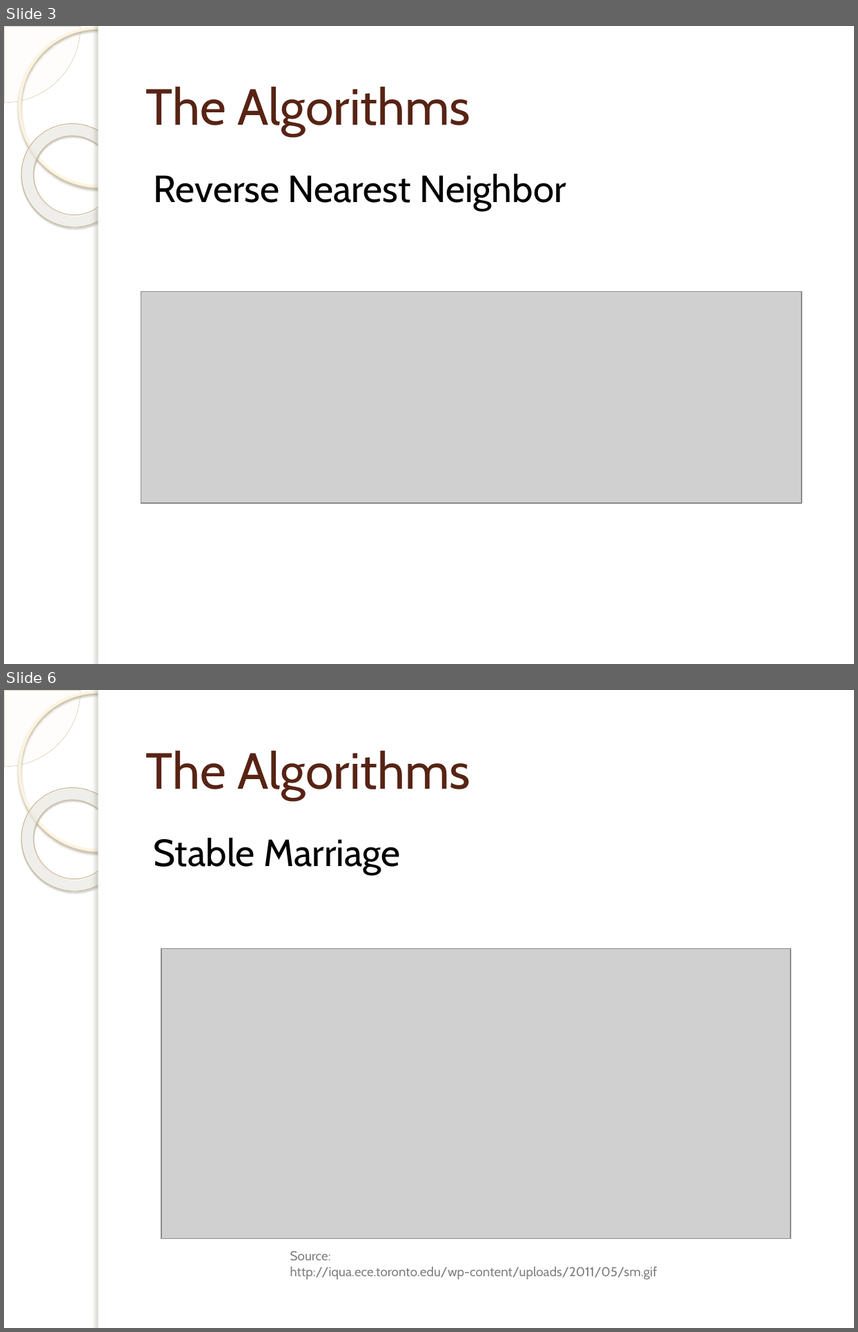
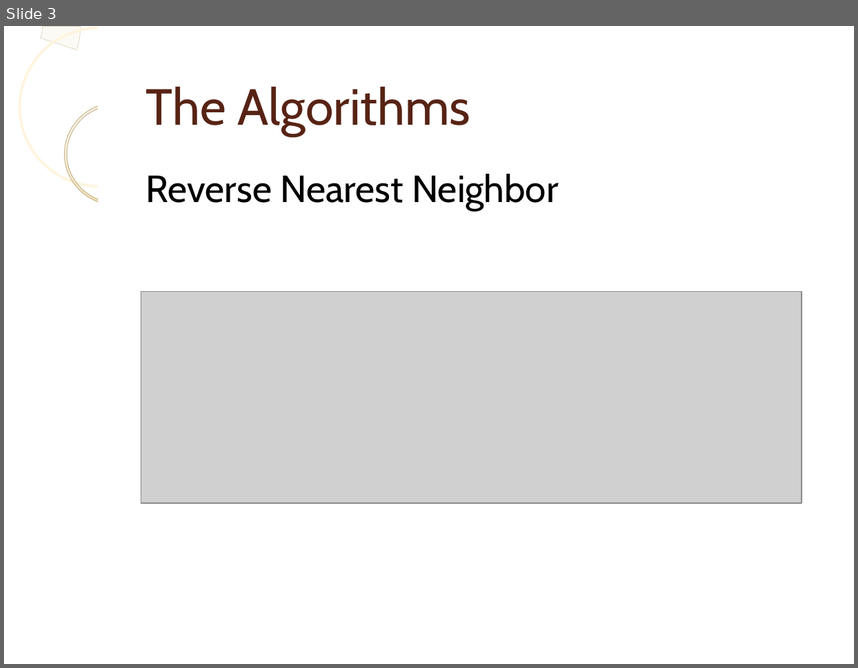
Before and after one commit to laurita/SimilaritySearch-project, a slide deck: presentation/presentation.pptx. Shown one above the other, each under a label of ours: slides 3 and 6 before the commit, slide 3 after it; the slides between them are not shown. The pictures are 858x1332 and 858x668 pixels, drawn with LibreOffice and Linux fonts; fonts in the diff are those of the drawing; grey boxes stand for pictures; background and template pictures are left out. Boxes give left, top, right and bottom in pixels: in the first picture for what was removed or moved away, otherwise in the second. Text is boxed around its words. In the diff, an @@ line names an element or a change of style, - is before the commit and + after.

```diff
--- a/presentation/presentation.pptx
+++ b/presentation/presentation.pptx
@@ slide 6 removed at box(4, 690, 854, 1328), background picture (left out); not listed: 5 template elements that a slide beside it also shows @@
@@ title removed at box(146, 750, 470, 800) @@
-The Algorithms
@@ text removed at box(154, 838, 401, 875) @@
-Stable Marriage
@@ picture removed at box(161, 949, 791, 1239) @@
@@ text removed at box(290, 1250, 657, 1279) @@
-Source: http://iqua.ece.toronto.edu/wp-content/uploads/2011/05/sm.gif
@@ slide 3 changed as well @@
@@ pie slice (boxed as its full ellipse) removed at box(4, 26, 81, 103) @@
@@ arch (boxed as its full ring) added at box(4, 26, 81, 103), fill #FCFAF4, outline #D1C3A0 0.26 pt @@
@@ ellipse at box(19, 27, 177, 186): outline #FFF5DE 2.15 pt to #FFF4DD 2.15 pt; shadow off @@
@@ rectangle at box(99, 26, 105, 664): shadow off @@
@@ donut at box(64, 103, 169, 205): fill gradient #FFFCF6 to #FFFEFB to #F0D28E to gradient #FEFAF6 to #EED18E; outline #C7B893 0.58 pt to #C6B792 0.57 pt; shadow off; proportions changed; rotation 38 to 0 degrees @@
@@ text "Reverse Nearest Neighbor" at box(146, 174, 559, 211): indent changed; less space between paragraphs @@
```
Also in this commit, not shown: 10 other slides changed, 1 slide added.
